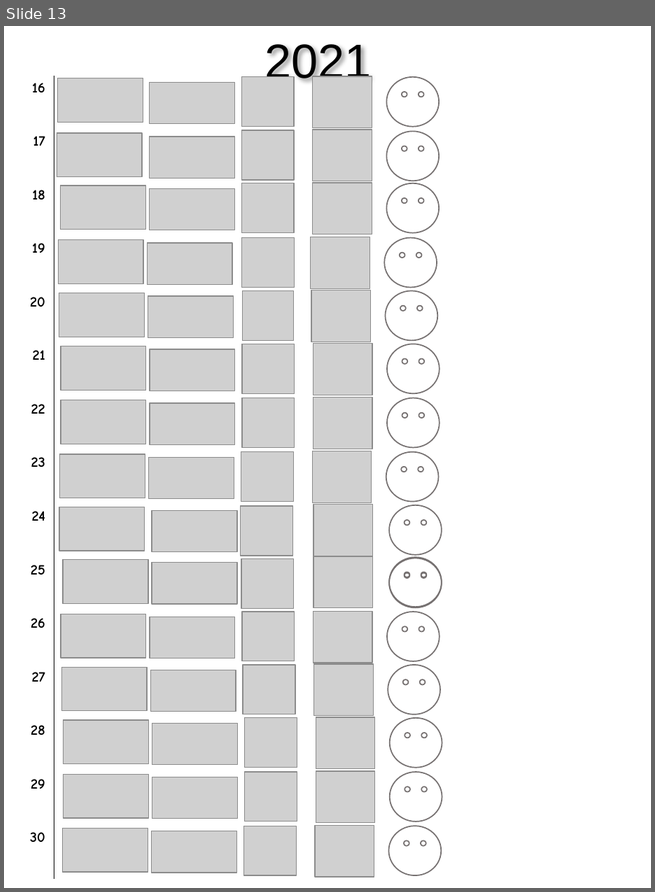
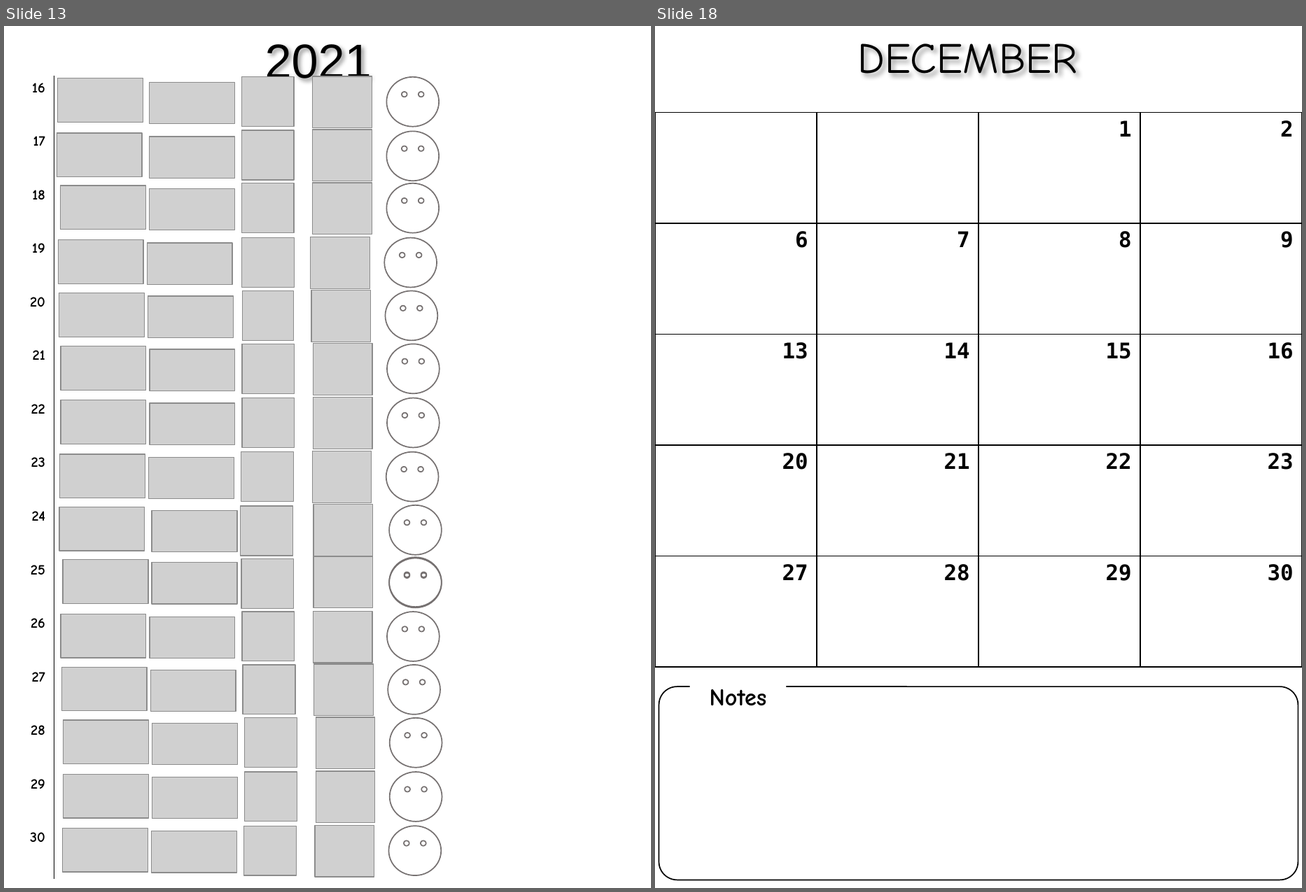
Before and after one commit to cds70409/cds70409.github.io, a slide deck: bujo_printouts.pptx. Shown side by side, each under a label of ours: slide 13 before the commit, slides 13 and 18 after it; the slides between them are not shown. The pictures are 655x892 and 1306x892 pixels, drawn with LibreOffice and Linux fonts; fonts in the diff are those of the drawing; grey boxes stand for pictures. Boxes give left, top, right and bottom in pixels: in the first picture for what was removed or moved away, otherwise in the second. Text is boxed around its words. In the diff, an @@ line names an element or a change of style, - is before the commit and + after.

```diff
--- a/bujo_printouts.pptx
+++ b/bujo_printouts.pptx
@@ slide 18 added at <box>655,26,1302,888</box>, background #FFFFFF @@
@@ text added at <box>858,44,1078,75</box>, 36 pt, text #000000 @@
+DECEMBER
@@ table added at <box>655,112,1302,666</box>, 5 rows, 4 columns @@
+ |  | 1 | 2
+6 | 7 | 8 | 9
+13 | 14 | 15 | 16
+20 | 21 | 22 | 23
+27 | 28 | 29 | 30
@@ rounded rectangle added at <box>659,687,1298,880</box>, outline #000000 1 pt @@
@@ text added at <box>710,690,767,706</box>, 20 pt, text #000000, bold @@
+Notes
```
Also in this commit, not shown: 5 other slides added.
